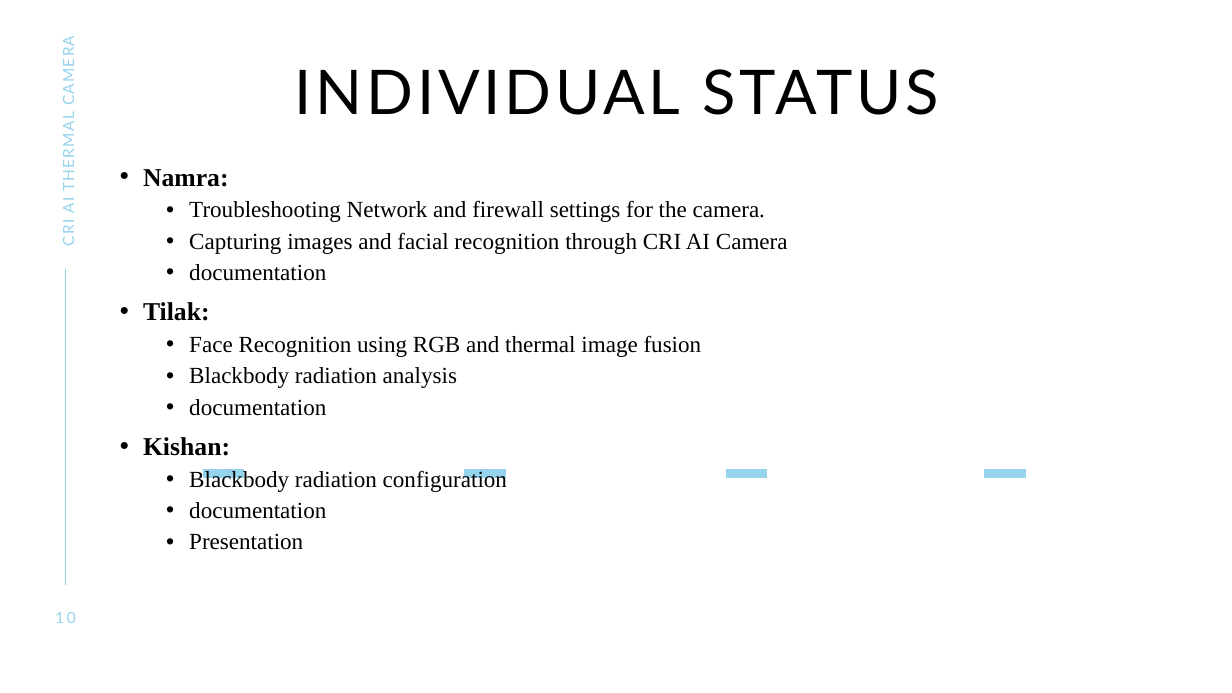
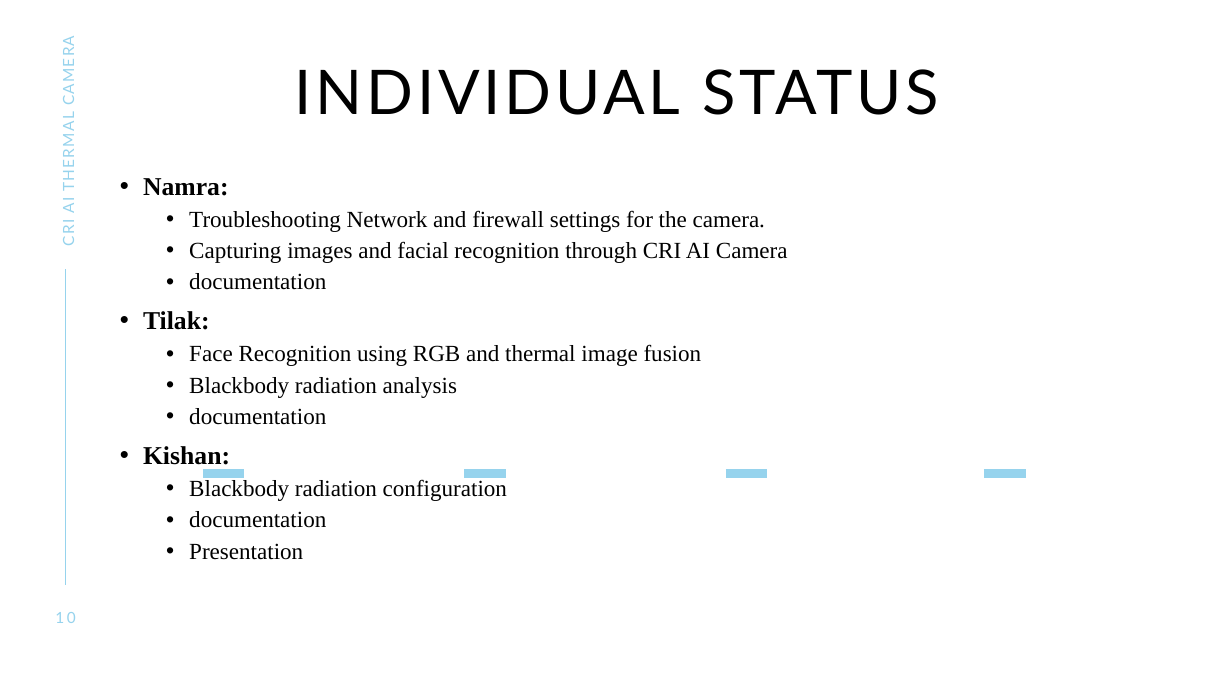
Before and after one commit to tilakpandya/Face_Recognition_Using_Thermal_Images, a slide deck: slide 10 of Presentations/CRI_AI_Camera_Week_9.pptx. Drawn at 1232x693 pixels with LibreOffice and Linux fonts; fonts in the diff are those of the drawing. Boxes give left, top, right and bottom in pixels: in the first picture for what was removed or moved away, otherwise in the second. Text is boxed around its words. In the diff, an @@ line names an element or a change of style, - is before the commit and + after.

```diff
--- a/Presentations/CRI_AI_Camera_Week_9.pptx
+++ b/Presentations/CRI_AI_Camera_Week_9.pptx
@@ text "Namra:": place and size @@
-text "Namra:" at [143,169,788,550]
+text "Namra:" at [143,178,788,560]
```
Also in this commit, not shown: 3 other slides changed, 4 other files.
